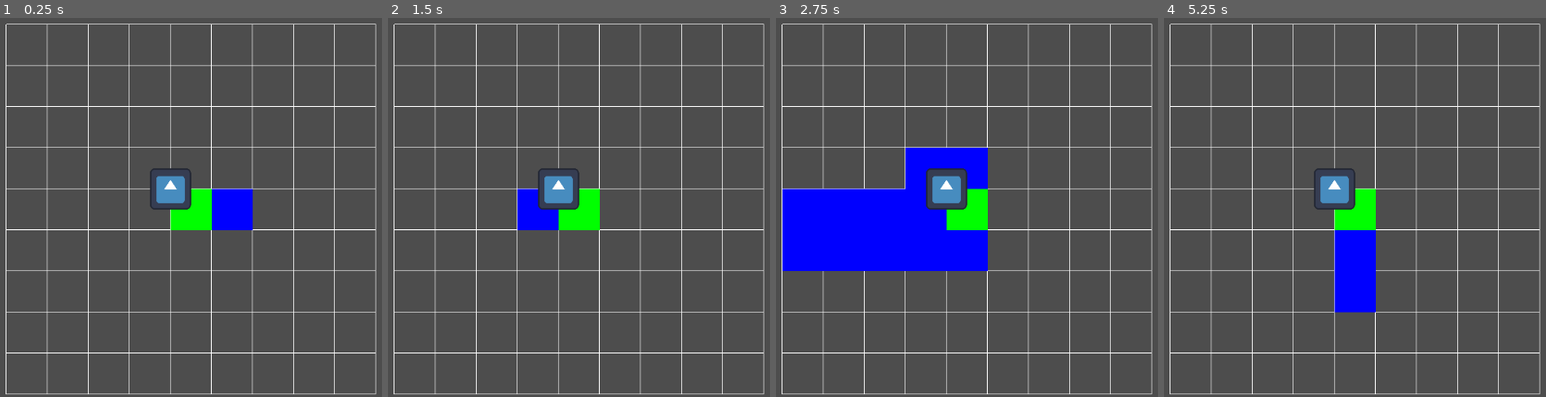
Above: before the commit, frames 1-4 (left to right).
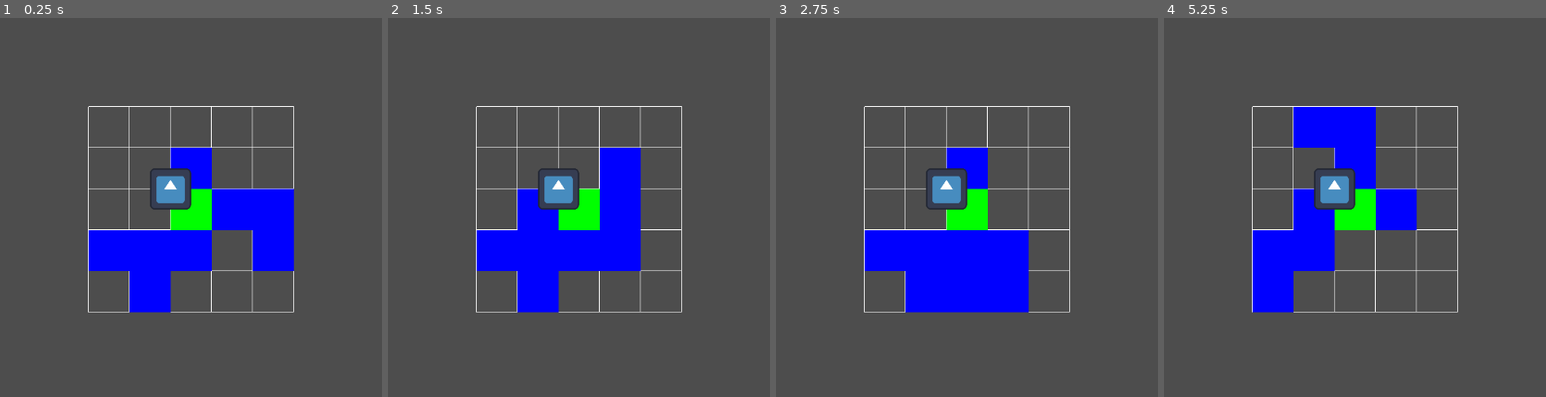
Above: after the commit, the same moments.

Repository: SirTraker/Dungeon-Slasher
Game: Godot game, scene res://Level Generator V2/level_generator_v_2.tscn
Same seed, same stepped clock (60 frames per second), same inputs: the game is played once before the commit and once after it. The project has no main scene, so this scene is started directly. The engine's default icon, where the game draws it, is replaced by a stand-in: a white triangle on a blue panel in a dark square.
Inputs:
- Up to frame 1 (0.25 s): no input
- Up to frame 2 (1.5 s): hold Space (ui_select) 0.53-1.28 s; tap Space (ui_select) at 1.35 s
- Up to frame 3 (2.75 s): tap Space (ui_select) at 1.52, 1.82 s; hold Space (ui_select) from 2.03 s (still down)
- Up to frame 4 (5.25 s): release Space (ui_select) at 2.78 s; tap Space (ui_select) at 2.85, 3.02, 3.32, 4.35, 4.52, 4.82 s; hold Space (ui_select) 3.53-4.28 s; hold Space (ui_select) from 5.03 s (still down)

The runs differ from the first frame. In frame 1, 11% of the frame differs, in the area x 1-99%, y 1-100%; in frame 2, 12%; in frame 3, 16%; in frame 4, 15%.

Commit message:
0.0..3
Level Generation Working without End Room

Diff:
--- a/Level Generator V2/Level Generator V2.gd
+++ b/Level Generator V2/Level Generator V2.gd
@@ -1,10 +1,14 @@
 extends Node2D
 
+@export_group('Debug')
+@export var debug : bool = false
+
+@export_group('Generation Parameters')
 @export var map_size = Vector2i(8,8)
-var grid_size = Vector2i()
 @export var number_rooms = 20
 @export var room_size : Vector2 = Vector2(4,4)
 
+var grid_size = Vector2()
 var rooms : Array[Room]
 var taken_positions : Array[Vector2]
 
@@ -13,19 +17,24 @@
 func _ready():
 	# Limit Room Quantity
 	if number_rooms > map_size.x * map_size.y:
-		number_rooms = map_size.x * map_size.y
+		number_rooms = map_size.x * map_size.y - 1
 	grid_size = map_size / 2
-	create_rooms()
+	create_start_room()
+	await create_rooms()
+	queue_redraw()
+	print_debug('all good')
+
+func create_start_room():
+	rooms.append(Room.new())
+	rooms[0].make_room(Vector2.ZERO, 1)
+	taken_positions.insert(0,rooms[0].grid_pos)
+
+func create_end_room():
+	pass
 
 func create_rooms():
 	# Setup
-	rooms.append(Room.new())
-	rooms[0].make_room(Vector2.ZERO, 1)
-	taken_positions.insert(0,rooms[0].grid_pos)
 	var check_pos = Vector2.ZERO
-	for i in rooms.size() - 1:
-		print('Room Pos:',rooms[i].grid_pos)
-
 	# Tree expansion limitators
 	var random_compare = 0.2
 	var random_compare_start = 0.5
@@ -33,8 +42,9 @@
 
 	# Add Rooms
 	for i in number_rooms:
-		queue_redraw()
-		await get_tree().create_timer(0.2).timeout
+		if debug:
+			queue_redraw()
+			await get_tree().create_timer(0.2).timeout
 		# Tree Expansion change
 		var random_perc = i / (number_rooms - 1)
 		random_compare = lerp(random_compare_start,random_compare_end,random_perc)
@@ -46,10 +56,11 @@
 			while true:
 				check_pos = selective_new_position()
 				iterations += 1
-				if number_of_neighbors(check_pos) == 1 && iterations > 100:
+				if number_of_neighbors(check_pos) == 1 || iterations > 100:
 					break
-			if iterations >= 50:
+			if iterations > 100:
 				print("error: could not create with fewer neighbors than : ", number_of_neighbors(check_pos))
+				check_pos = new_position()
 
 		# Finalize position
 		rooms.append(Room.new())
@@ -93,7 +104,7 @@
 		while true:
 			index = randi_range(0, taken_positions.size() - 1)
 			inc += 1
-			if number_of_neighbors(taken_positions[index]) == 1 && inc > 100:
+			if number_of_neighbors(taken_positions[index]) == 1 || inc > 100:
 				break
 		x = taken_positions[index].x
 		y = taken_positions[index].y
@@ -129,12 +140,21 @@
 	return ret
 
 func _draw():
-	for y in map_size.y + 1:
-		var row = (y * room_size.y * tile_size) - grid_size.y * tile_size * (map_size.y/2)
-		for x in map_size.x + 1:
-			var collum = (x * room_size.x * tile_size) - grid_size.x * tile_size * (map_size.x/2)
+	# grid
+	#for y in map_size.y:
+		#var row = (y * room_size.y * tile_size) - grid_size.y * tile_size * (map_size.y/2)
+		#for x in map_size.x:
+			#var collum = (x * room_size.x * tile_size) - grid_size.x * tile_size * (map_size.x/2)
+			#draw_rect(Rect2(Vector2(collum,row),room_size * tile_size),Color.WHITE,false)
+
+	# grid
+	for y in map_size.y:
+		var row = y * room_size.y * tile_size - grid_size.y  * room_size.y * tile_size
+		for x in map_size.x:
+			var collum = x * room_size.x * tile_size - grid_size.x  * room_size.x * tile_size
 			draw_rect(Rect2(Vector2(collum,row),room_size * tile_size),Color.WHITE,false)
 
+	# rooms
 	for room in rooms:
 		var pos = room.grid_pos * (tile_size * room_size)
 		var size = room_size * tile_size
@@ -150,5 +170,7 @@
 	if event.is_action_pressed('ui_select'):
 		rooms.clear()
 		taken_positions.clear()
+		create_start_room()
 		create_rooms()
+		create_end_room()
 		queue_redraw()
--- a/Level Generator V2/level_generator_v_2.tscn
+++ b/Level Generator V2/level_generator_v_2.tscn
@@ -1,15 +1,12 @@
-[gd_scene load_steps=4 format=3 uid="uid://ccosy68havah"]
+[gd_scene load_steps=3 format=3 uid="uid://ccosy68havah"]
 
 [ext_resource type="Script" path="res://Level Generator V2/Level Generator V2.gd" id="1_hwwy7"]
-[ext_resource type="Script" path="res://Level Generator V2/Room.gd" id="2_5qy7q"]
 [ext_resource type="Texture2D" uid="uid://d3hpsi65muyod" path="res://icon.svg" id="3_778uq"]
 
 [node name="Level Generator V2" type="Node2D"]
 script = ExtResource("1_hwwy7")
-number_rooms = 5
-
-[node name="Room" type="Node2D" parent="."]
-script = ExtResource("2_5qy7q")
+map_size = Vector2i(5, 5)
+number_rooms = 8
 
 [node name="Camera2D" type="Camera2D" parent="."]
 
